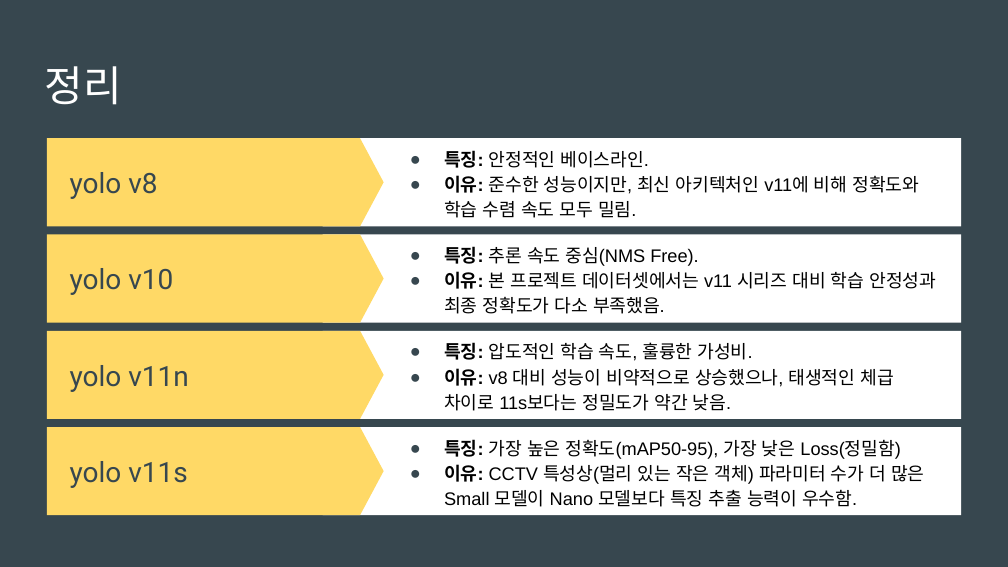
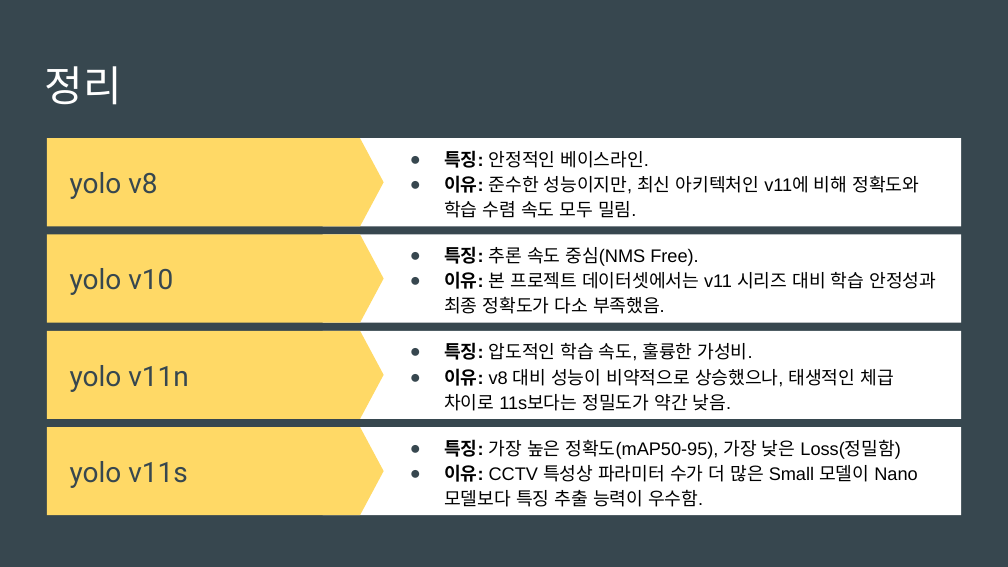
Before and after one commit to flashbulb20/Picker_project, a slide deck: slide 7 of yolo비교정리.pptx. Drawn at 1008x567 pixels with LibreOffice and Linux fonts; fonts in the diff are those of the drawing. Boxes give left, top, right and bottom in pixels: in the first picture for what was removed or moved away, otherwise in the second. Text is boxed around its words. In the diff, an @@ line names an element or a change of style, - is before the commit and + after.

```diff
--- a/yolo비교정리.pptx
+++ b/yolo비교정리.pptx
@@ text at box(444, 464, 917, 507): text changed @@
-● 이유: CCTV 특성상(멀리 있는 작은 객체) 파라미터 수가 더 많은 Small 모델이 Nano 모델보다 특징 추출 능력이 우수함.
+● 이유: CCTV 특성상 파라미터 수가 더 많은 Small 모델이 Nano 모델보다 특징 추출 능력이 우수함.
```
Also in this commit, not shown: 5 other slides changed.
